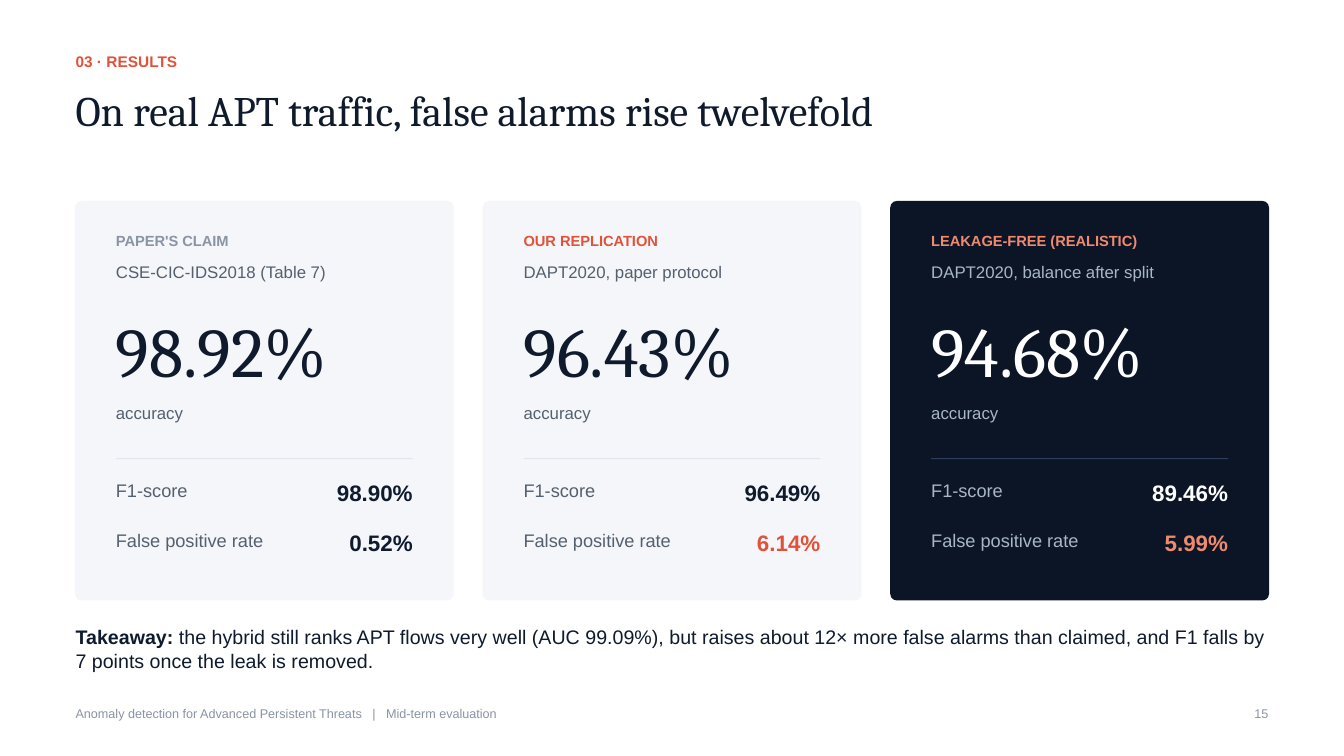
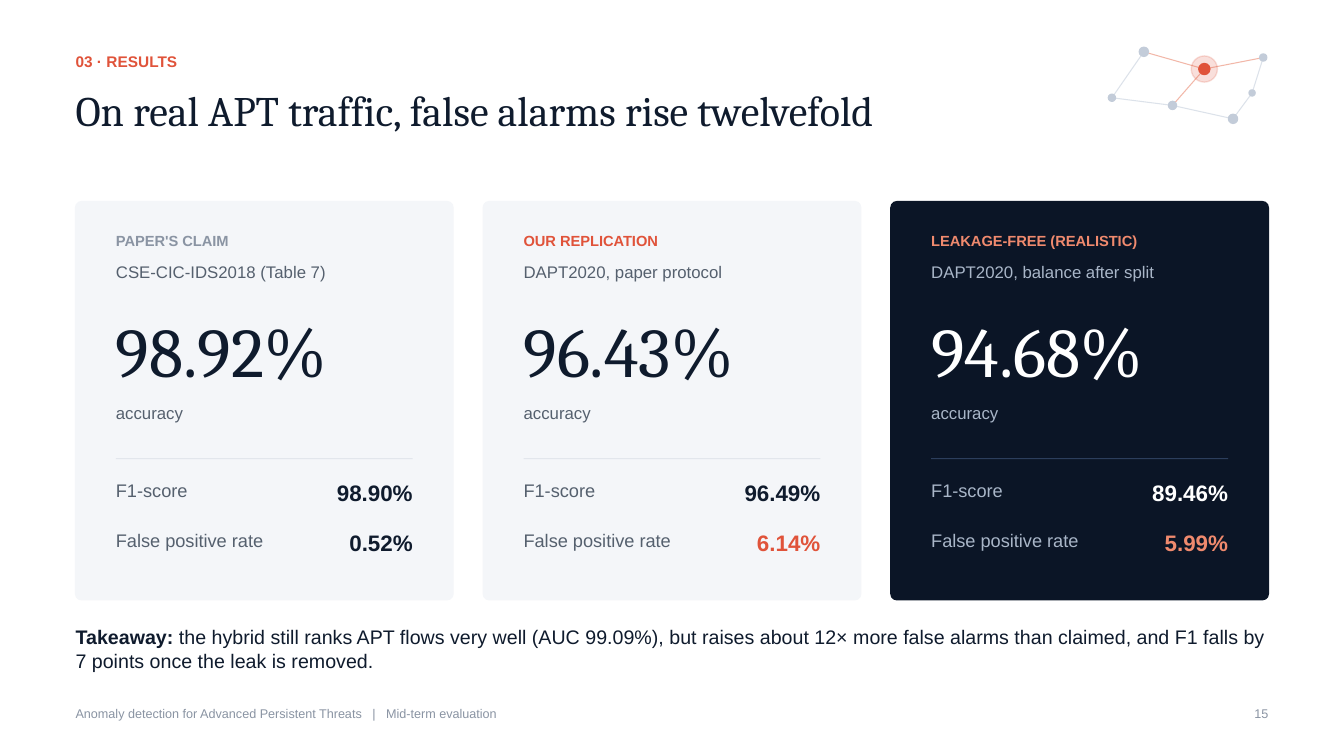
Before and after one commit to AshishJain2003/apt-detection-hybrid-ensemble, a slide deck: slide 15 of APT_Detection_MidEval.pptx. Drawn at 1344x756 pixels with LibreOffice and Linux fonts; fonts in the diff are those of the drawing. Boxes give left, top, right and bottom in pixels: in the first picture for what was removed or moved away, otherwise in the second. Text is boxed around its words. In the diff, an @@ line names an element or a change of style, - is before the commit and + after.

```diff
--- a/APT_Detection_MidEval.pptx
+++ b/APT_Detection_MidEval.pptx
@@ line added from (1112, 98) to (1144, 51), #DCE2EA 0.75 pt @@
@@ ellipse added at box(1139, 47, 1148, 56), fill #C3CCD9, outline #C3CCD9 1 pt @@
@@ line added from (1144, 51) to (1205, 70), #F2B7A8 0.75 pt @@
@@ ellipse added at box(1192, 56, 1218, 83), fill #E0533A at 18% opacity, outline #E0533A 1 pt @@
@@ line added from (1205, 70) to (1263, 57), #F2B7A8 0.75 pt @@
@@ line added from (1263, 57) to (1252, 93), #DCE2EA 0.75 pt @@
@@ ellipse added at box(1260, 54, 1267, 62), fill #C3CCD9, outline #C3CCD9 1 pt @@
@@ line added from (1173, 106) to (1205, 70), #F2B7A8 0.75 pt @@
@@ ellipse added at box(1199, 64, 1210, 75), fill #E0533A, outline #E0533A 1 pt @@
@@ ellipse added at box(1109, 95, 1116, 102), fill #C3CCD9, outline #C3CCD9 1 pt @@
@@ line added from (1112, 98) to (1173, 106), #DCE2EA 0.75 pt @@
@@ ellipse added at box(1169, 102, 1177, 110), fill #C3CCD9, outline #C3CCD9 1 pt @@
@@ line added from (1173, 106) to (1233, 119), #DCE2EA 0.75 pt @@
@@ ellipse added at box(1229, 114, 1238, 123), fill #C3CCD9, outline #C3CCD9 1 pt @@
@@ line added from (1233, 119) to (1252, 93), #DCE2EA 0.75 pt @@
@@ ellipse added at box(1249, 90, 1255, 96), fill #C3CCD9, outline #C3CCD9 1 pt @@
```
Also in this commit, not shown: 22 other slides changed.
